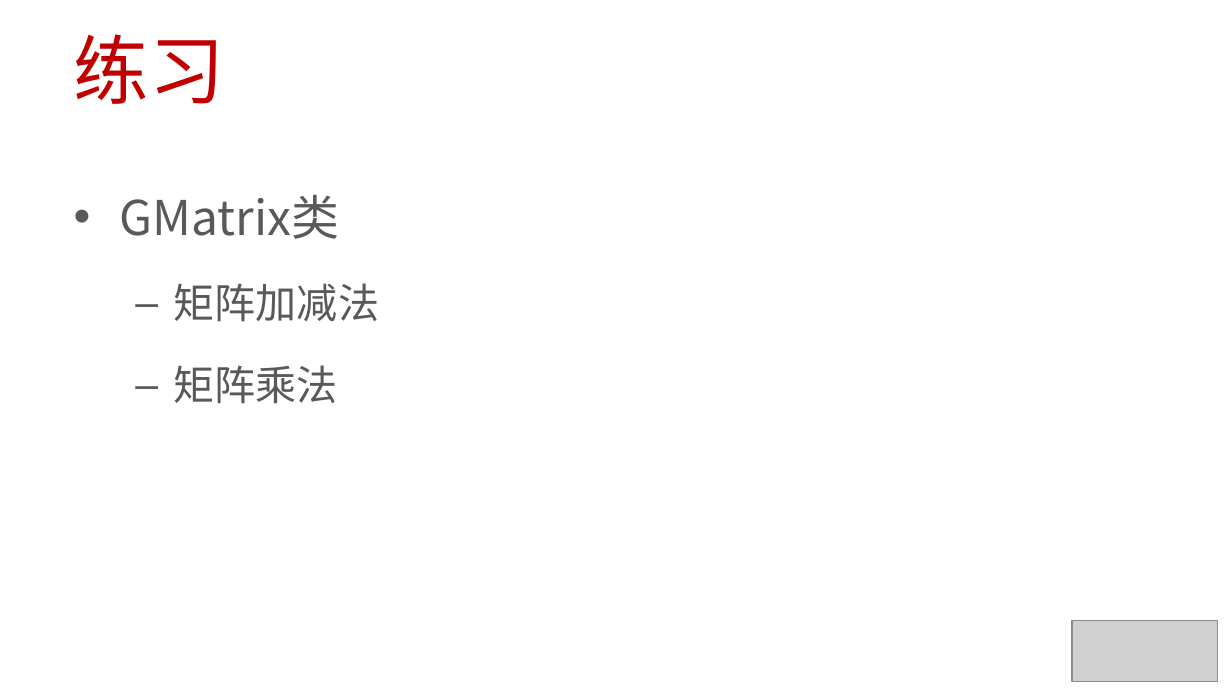
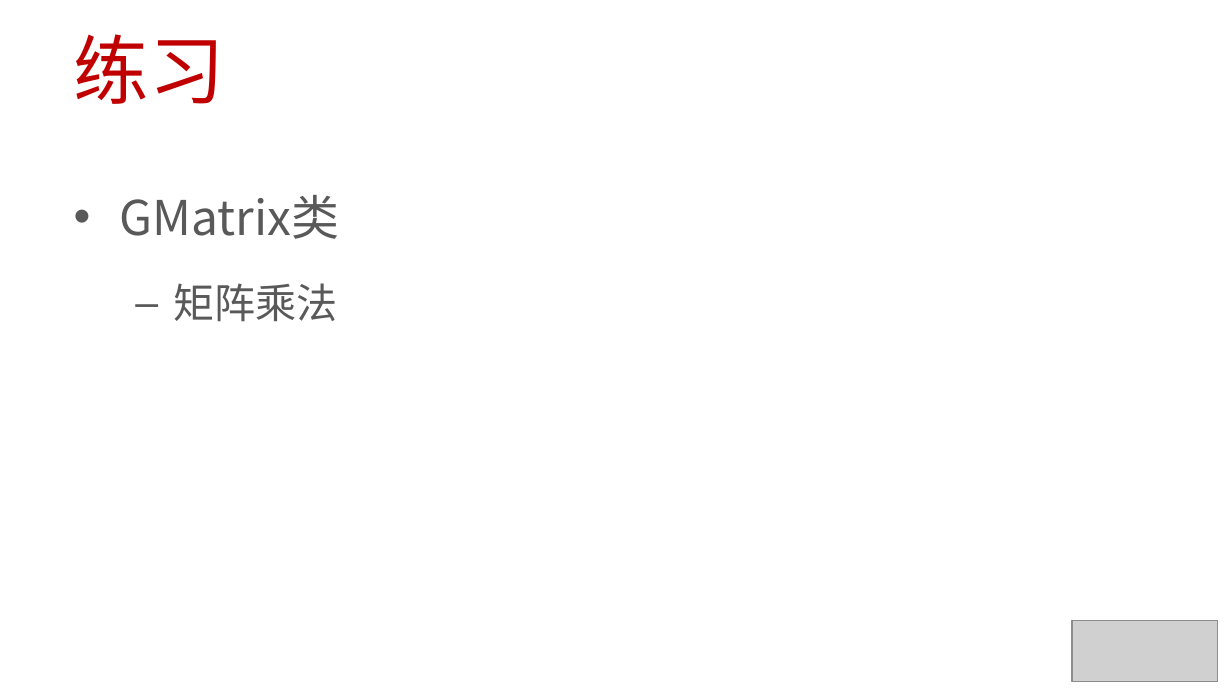
Before and after one commit to 0000duck/ComputerGraphicsBasics, a slide deck: slide 8 of PPT/C++练习.pptx. Drawn at 1232x693 pixels with LibreOffice and Linux fonts; fonts in the diff are those of the drawing; grey boxes stand for pictures. Boxes give left, top, right and bottom in pixels: in the first picture for what was removed or moved away, otherwise in the second. Text is boxed around its words. In the diff, an @@ line names an element or a change of style, - is before the commit and + after.

```diff
--- a/PPT/C++练习.pptx
+++ b/PPT/C++练习.pptx
@@ text at box(174, 283, 379, 321): paragraph removed @@
-  – 矩阵加减法
```
Also in this commit, not shown: 1 other slide changed.
